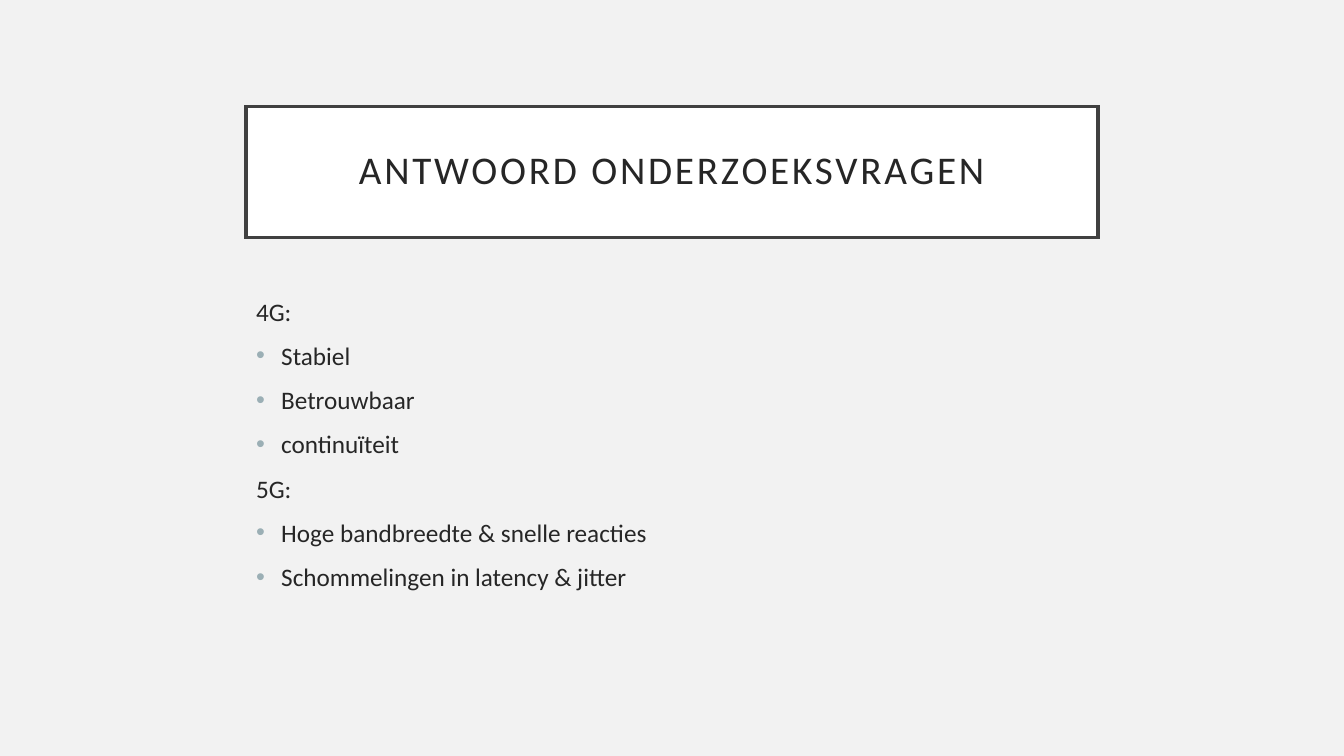
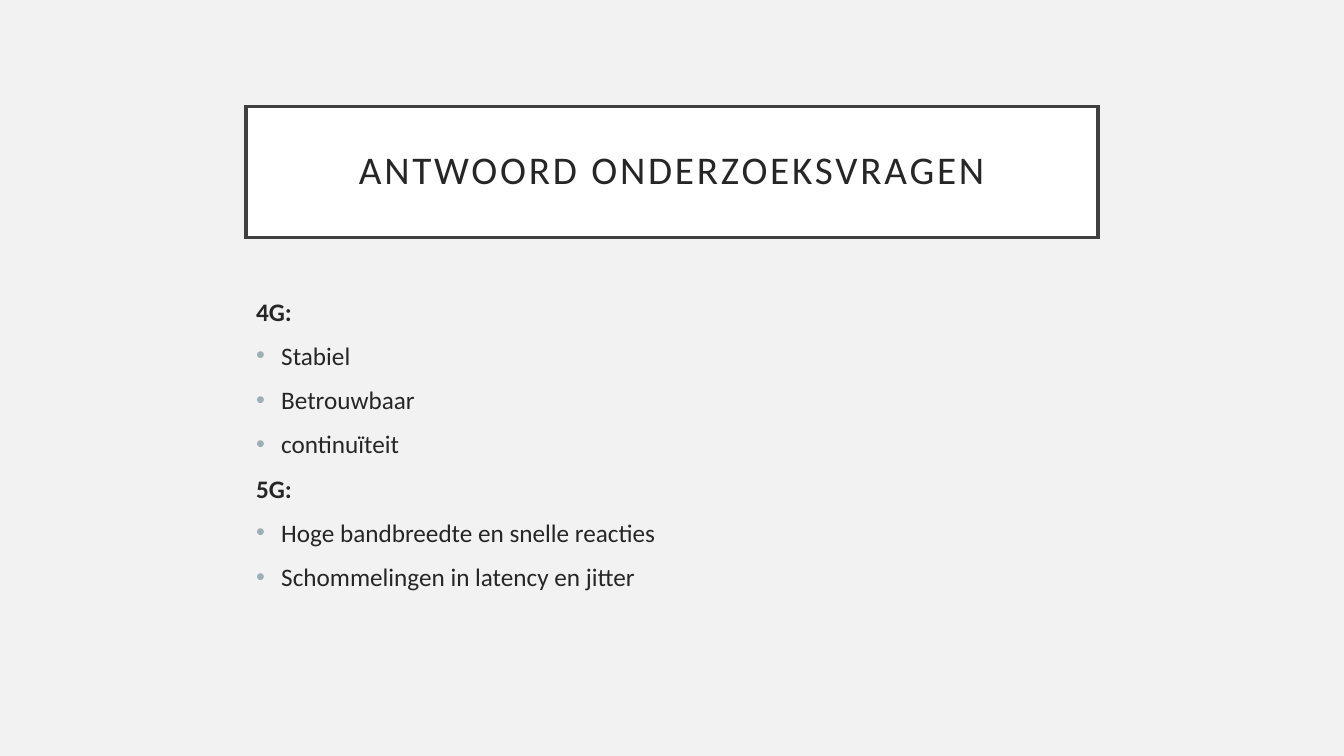
Before and after one commit to JanDeSomviele/Bachelorproef2025, a slide deck: slide 14 of Bachelorproef2025JanDeSomviele.odp. Drawn at 1344x756 pixels with LibreOffice and Linux fonts; fonts in the diff are those of the drawing. Boxes give left, top, right and bottom in pixels: in the first picture for what was removed or moved away, otherwise in the second. Text is boxed around its words. In the diff, an @@ line names an element or a change of style, - is before the commit and + after.

```diff
--- a/Bachelorproef2025JanDeSomviele.odp
+++ b/Bachelorproef2025JanDeSomviele.odp
@@ text at (x1=256, y1=304, x2=292, y2=498): bold on in "4G:", "5G:" @@
@@ text at (x1=281, y1=524, x2=655, y2=591): text changed @@
-• Hoge bandbreedte & snelle reacties
-• Schommelingen in latency & jitter
+• Hoge bandbreedte en snelle reacties
+• Schommelingen in latency en jitter
```
Also in this commit, not shown: 8 other slides changed, 1 other file.
